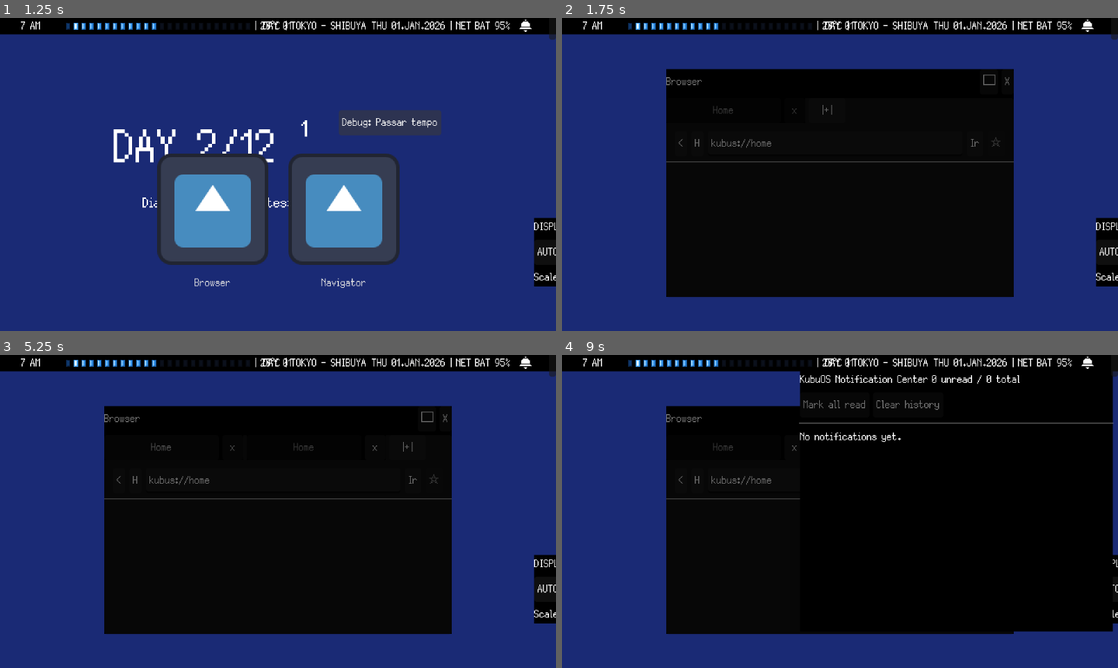
Above: before the commit, frames 1-4 (two rows, left to right).
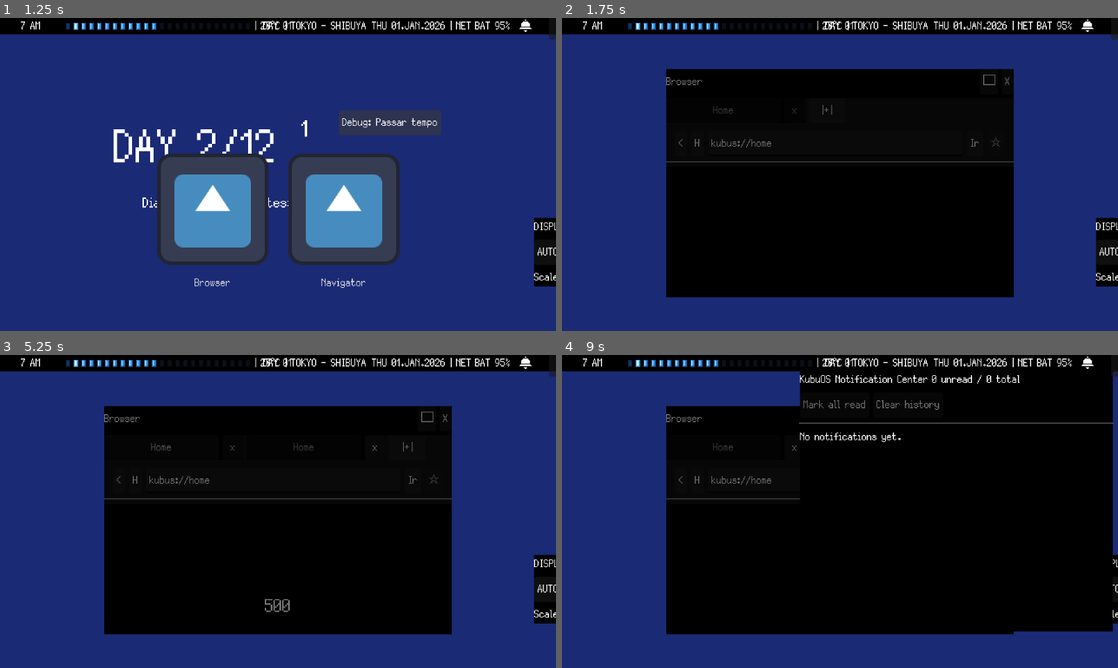
Above: after the commit, the same moments.

Repository: GYU-GAZE/NULL-NETWORK
Game: Godot game, scene res://core/main.tscn
Two runs of this game, one before a commit and one after it. Both use one fixed random seed, a clock stepped at 60 frames per second and the inputs below. The engine's default icon, where the game draws it, is replaced by a stand-in: a white triangle on a blue panel in a dark square.
Inputs (mouse positions are in pixels of both pictures, inside the frame that each line leads up to):
- Up to frame 1 (1.25 s): click "Debug: Passar tempo" at 0.5 s
- Up to frame 2 (1.75 s): click "Browser" at 1.25 s
- Up to frame 3 (5.25 s): click "Navigator" at 2 s; click "AUTO" at 2.75 s; click "□" at 3.5 s; click "❐" at 4.25 s; click "|+|" at 5 s
- Up to frame 4 (9 s): click "Home" at 5.75 s; click "<" at 6.5 s; click "H" at 7.25 s; click "Ir" at 8 s; click (1090, 361) at 8.75 s

Frame 1 is identical in both runs. In frame 2, 0.1% of the frame differs, in the area x 18-82%, y 89-90%; in frame 3, 0.2%, in the area x 18-82%, y 78-90%; in frame 4, 0.1%.
Error in both runs: Invalid assignment of property or key 'custom_minimum_size' with value of type 'Vector2' on a base object of type 'null instance'. (res://apps/browser/browser.…

Commit message:
Remove legacy normal site scroll container

Diff:
--- a/apps/browser/app_browser.tscn
+++ b/apps/browser/app_browser.tscn
@@ -6,6 +6,7 @@
 [ext_resource type="Script" uid="uid://cfjvy337iobbp" path="res://apps/browser/site_action_button.gd" id="4_kj561"]
 [ext_resource type="Script" uid="uid://bre1yc202tlqa" path="res://systems/ui/alert_layer.gd" id="4_rgo1m"]
 [ext_resource type="PackedScene" uid="uid://dlkm01xdtlvo2" path="res://systems/ui/alert_box.tscn" id="5_l1ivm"]
+[ext_resource type="PackedScene" path="res://apps/browser/browser_error_page.tscn" id="6_error"]
 
 [node name="BrowserApp" type="Panel" unique_id=1373929234]
 clip_contents = true
@@ -14,6 +15,7 @@
 script = ExtResource("1_mufrk")
 tab_button_scene = ExtResource("2_4noms")
 new_tab_button_scene = ExtResource("3_fx11j")
+error_page_scene = ExtResource("6_error")
 home_url = "kubus://home"
 
 [node name="MainVBox" type="VBoxContainer" parent="." unique_id=1051088920]
@@ -97,23 +99,11 @@
 [node name="ContentArea" type="Control" parent="MainVBox" unique_id=1133759272]
 clip_contents = true
 layout_mode = 2
-size_flags_vertical = 3
-
-[node name="NormalSiteScroll" type="ScrollContainer" parent="MainVBox/ContentArea" unique_id=175349413]
-unique_name_in_owner = true
-layout_mode = 0
-offset_right = 139.0
-horizontal_scroll_mode = 0
-
-[node name="NormalSiteContent" type="VBoxContainer" parent="MainVBox/ContentArea/NormalSiteScroll" unique_id=1631711902]
-unique_name_in_owner = true
-layout_mode = 2
 size_flags_horizontal = 3
 size_flags_vertical = 3
 
-[node name="CustomSiteContainer" type="Control" parent="MainVBox/ContentArea" unique_id=608180596]
+[node name="SiteContainer" type="Control" parent="MainVBox/ContentArea" unique_id=608180596]
 unique_name_in_owner = true
-visible = false
 clip_contents = true
 layout_mode = 1
 anchors_preset = 15
@@ -122,7 +112,7 @@
 grow_horizontal = 2
 grow_vertical = 2
 size_flags_horizontal = 3
-size_flags_vertical = 0
+size_flags_vertical = 3
 
 [node name="AlertLayer" type="Control" parent="." unique_id=1159255861]
 layout_mode = 1
Not shown: 1 places in apps/browser/app_browser.tscn that only renumber resources
